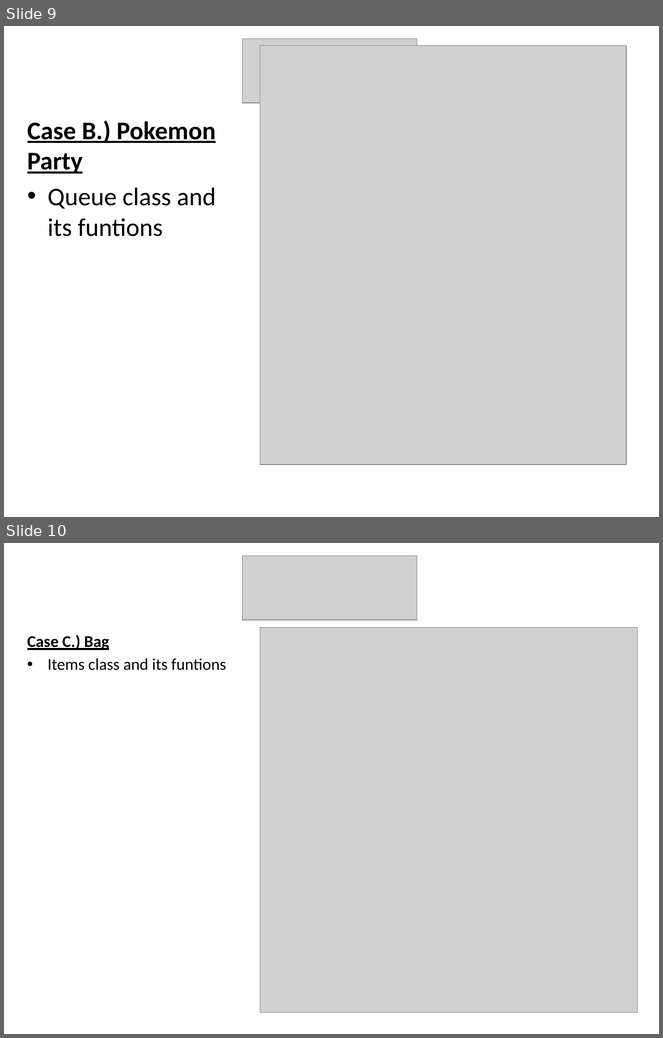
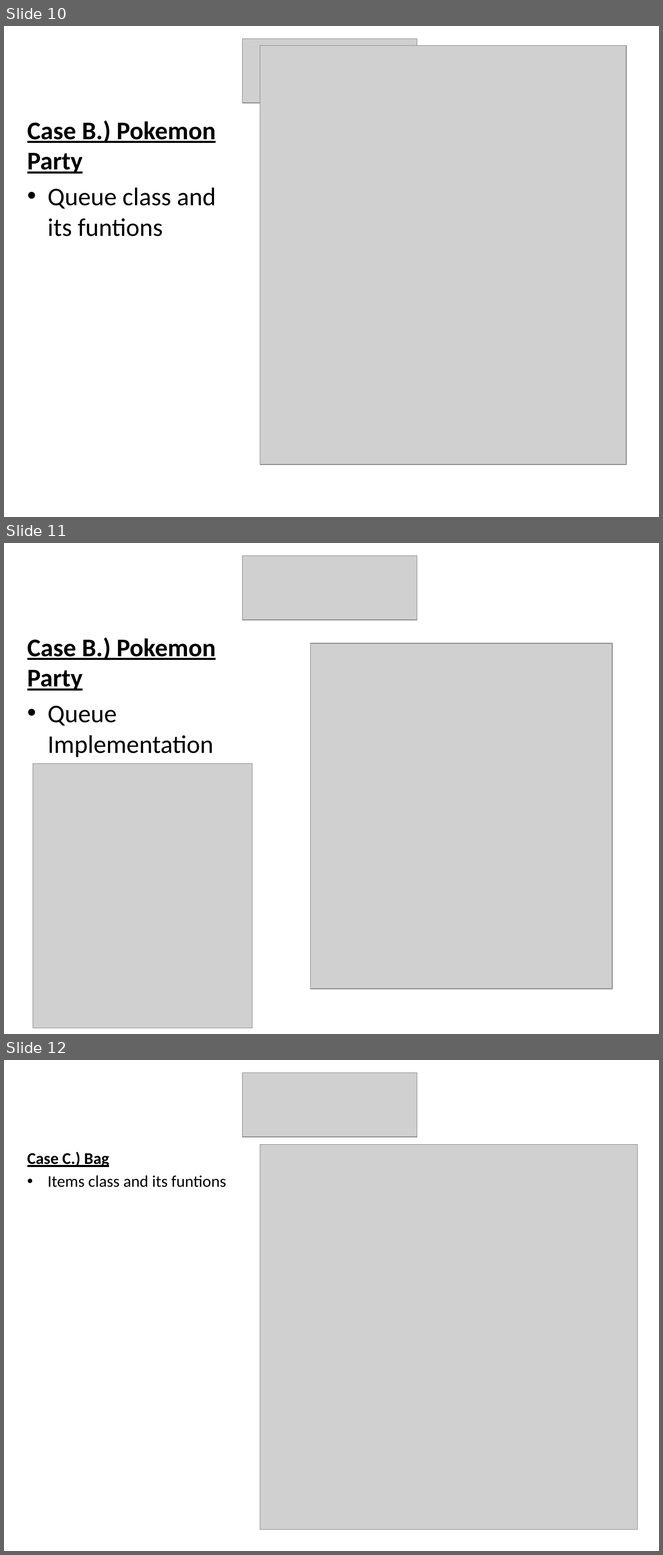
Before and after one commit to B88/Pokedex-Final, a slide deck: Pokemon Presentation.pptx. Shown one above the other, each under a label of ours: slides 9 and 10 before the commit, slides 10, 11 and 12 after it. The pictures are 663x1038 and 663x1555 pixels, drawn with LibreOffice and Linux fonts; fonts in the diff are those of the drawing; grey boxes stand for pictures. Boxes give left, top, right and bottom in pixels: in the first picture for what was removed or moved away, otherwise in the second. Text is boxed around its words. In the diff, an @@ line names an element or a change of style, - is before the commit and + after.

```diff
--- a/Pokemon Presentation.pptx
+++ b/Pokemon Presentation.pptx
@@ slide 11 added at [4, 543, 659, 1034], background #FFFFFF @@
@@ picture added at [243, 555, 417, 619] @@
@@ text added at [27, 638, 216, 757], 28 pt, text #000000, bold, underline @@
+Case B.) Pokemon Party
+• Queue Implementation
@@ picture added at [311, 643, 613, 989] @@
@@ picture added at [33, 764, 253, 1029] @@
@@ what was slide 9 is now slide 10 @@
@@ what was slide 10 is now slide 12 @@
```
Also in this commit, not shown: 3 slides changed, 3 other slides added.
